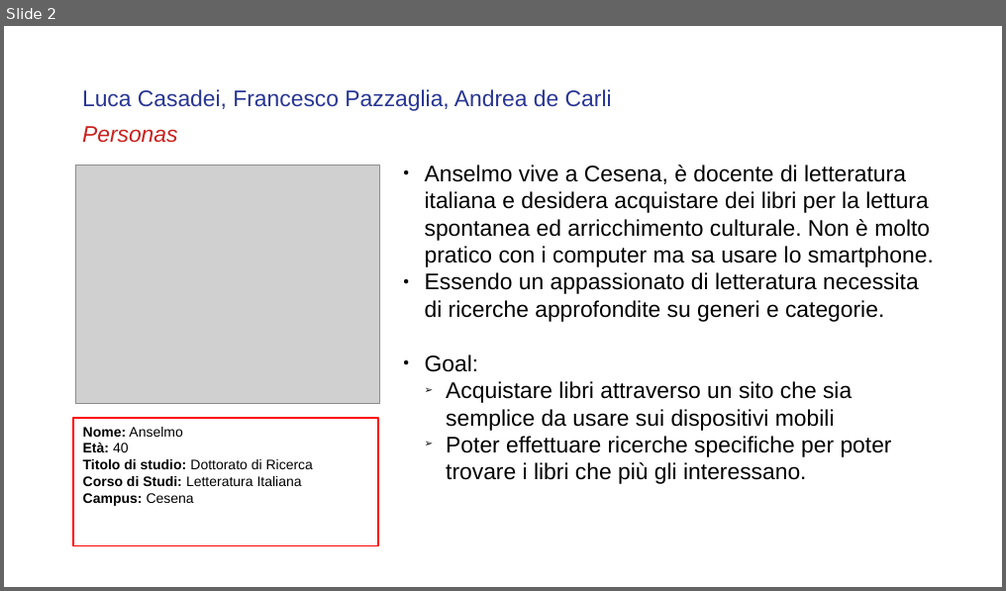
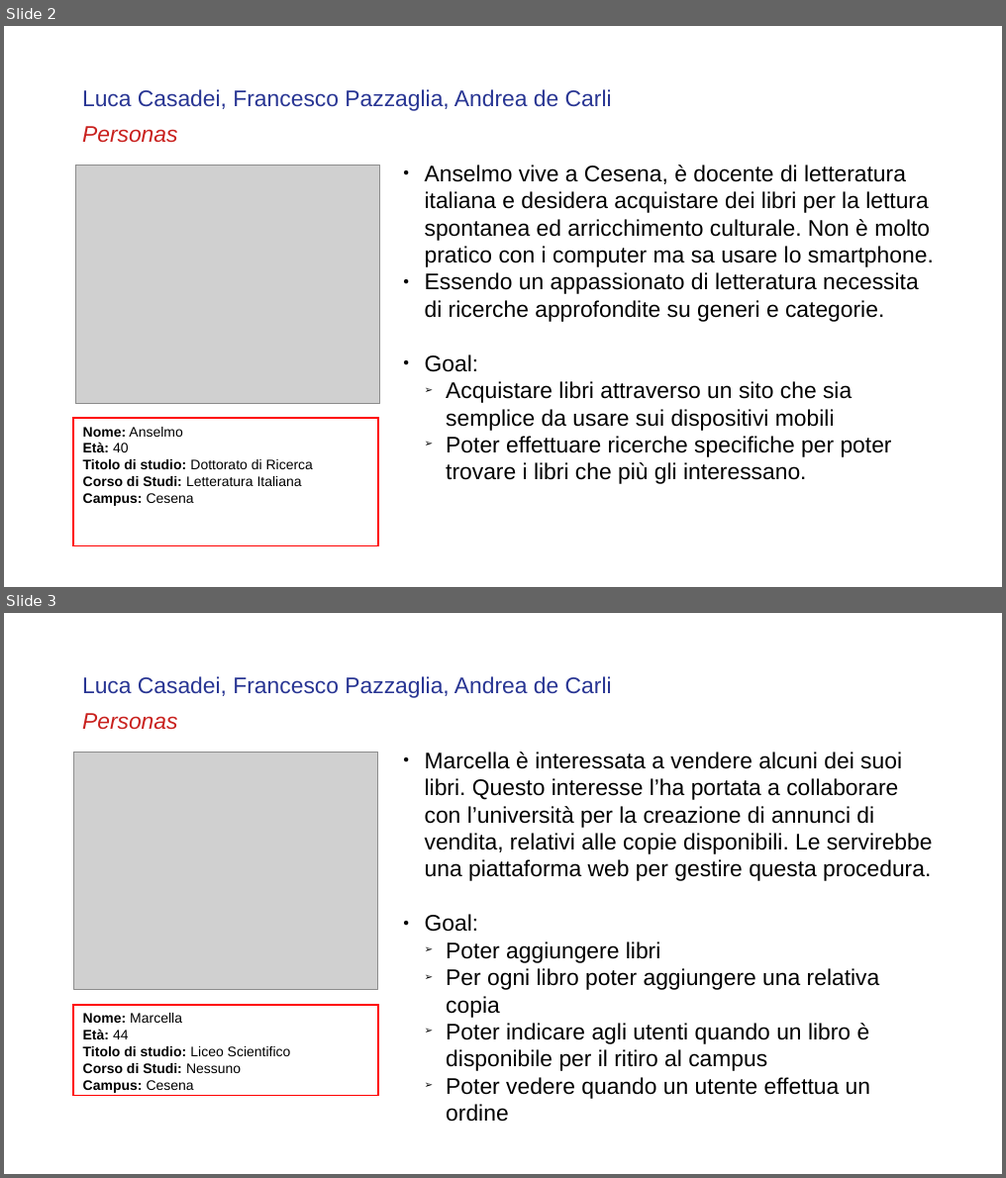
Before and after one commit to luca-casadei/web-assignment, a slide deck: docs/ProcessoAnalisi.odp. Shown one above the other, each under a label of ours: slide 2 before the commit, slides 2 and 3 after it. The pictures are 1006x591 and 1006x1178 pixels, drawn with LibreOffice and Linux fonts; fonts in the diff are those of the drawing; grey boxes stand for pictures. Boxes give left, top, right and bottom in pixels: in the first picture for what was removed or moved away, otherwise in the second. Text is boxed around its words. In the diff, an @@ line names an element or a change of style, - is before the commit and + after.

Commit message:
Tweaked the personas document

```diff
--- a/docs/ProcessoAnalisi.odp
+++ b/docs/ProcessoAnalisi.odp
@@ slide 3 added at bbox=[4, 613, 1002, 1174], background #FFFFFF @@
@@ text added at bbox=[82, 676, 612, 698], 18 pt, text #283593 @@
+Luca Casadei, Francesco Pazzaglia, Andrea de Carli
@@ text added at bbox=[82, 713, 178, 730], 18 pt, text #C9211E, italic @@
+Personas
@@ picture added at bbox=[73, 752, 379, 990] @@
@@ text added at bbox=[425, 752, 933, 1122], 18 pt, text #000000 @@
+● Marcella è interessata a vendere alcuni dei suoi libri. Questo interesse l’ha portata a collaborare con l’università per la creazione di annunci di vendita, relativi alle copie disponibili. Le servirebbe una piattaforma web per gestire questa procedura.
+● Goal:
+  ➢ Poter aggiungere libri
+  ➢ Per ogni libro poter aggiungere una relativa copia
+  ➢ Poter indicare agli utenti quando un libro è disponibile per il ritiro al campus
+  ➢ Poter vedere quando un utente effettua un ordine
@@ rectangle added at bbox=[73, 1005, 379, 1096], outline #FF0000 0.99 pt, 11 pt, text #000000, bold @@
+Nome: Marcella
+Età: 44
+Titolo di studio: Liceo Scientifico
+Corso di Studi: Nessuno
+Campus: Cesena
```
Also in this commit, not shown: 2 other slides changed.
